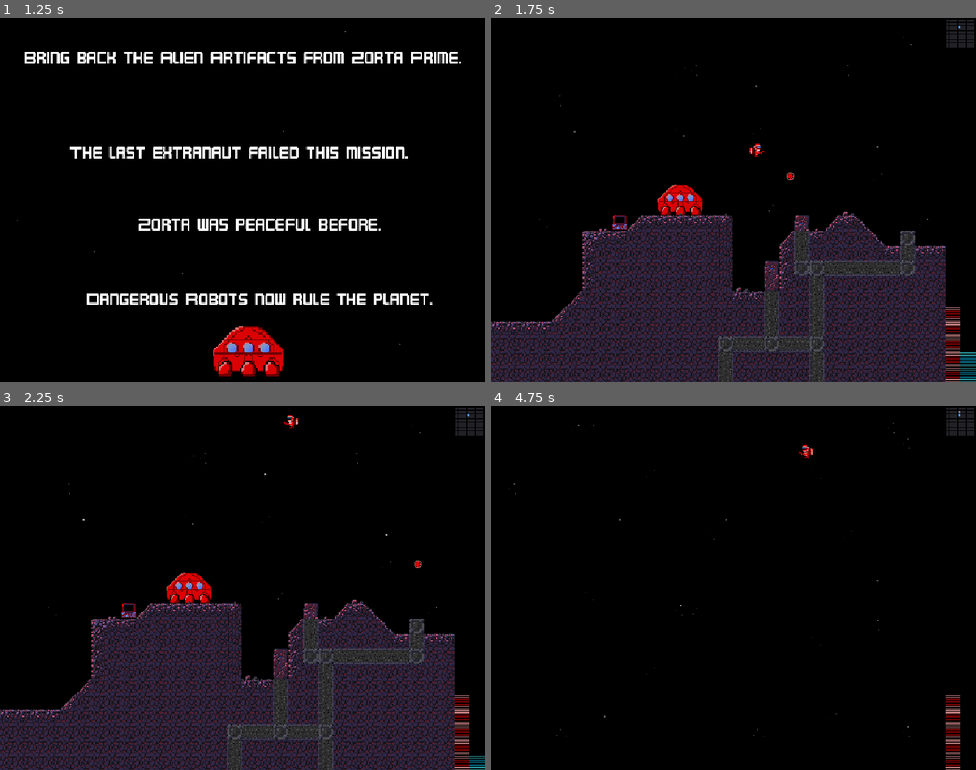
Above: before the commit, frames 1-4 (two rows, left to right).
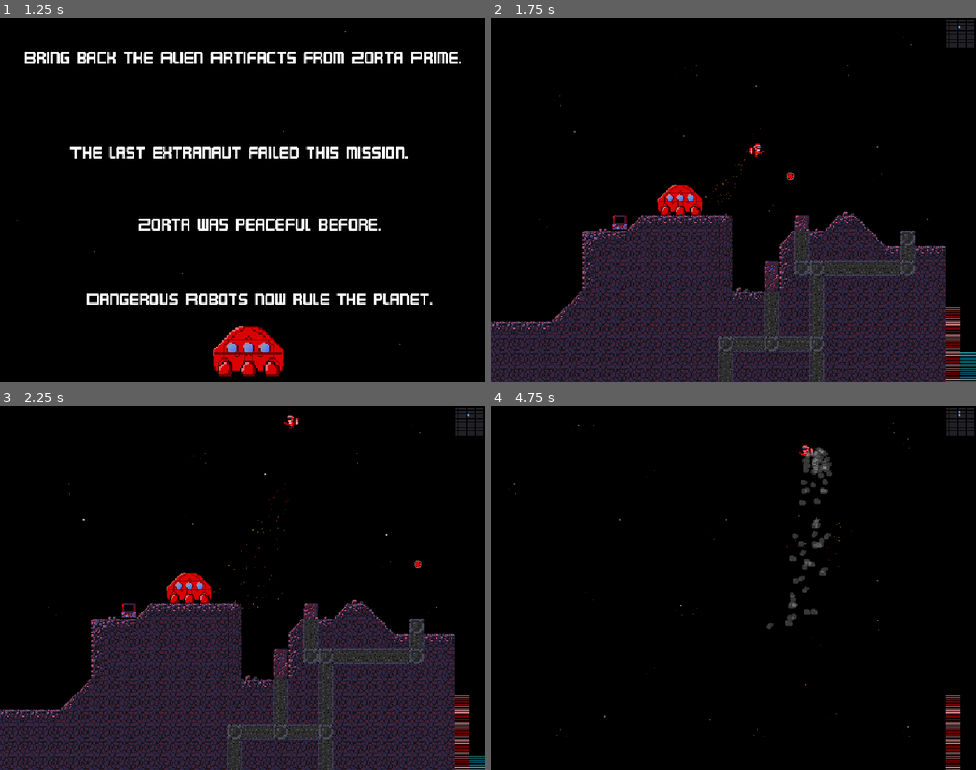
Above: after the commit, the same moments.

Repository: mattfister/extranaut
Game: Godot game, scene res://scenes/main.tscn
The game is run twice, just before and just after one commit, with the same random seed, the same clock (stepped at 60 frames per second) and the same inputs.
Inputs (mouse positions are in pixels of both pictures, inside the frame that each line leads up to):
- Up to frame 1 (1.25 s): click "New Game 1 - Planet Zorta" at 0.5 s
- Up to frame 2 (1.75 s): tap Enter at 1.25 s; move the mouse to (840, 181) at 1.27 s; hold Right (move_right) from 1.28 s (still down); hold Up (jetpack) from 1.28 s (still down); click (840, 181) at 1.42 s; tap Space at 1.52 s
- Up to frame 3 (2.25 s): move the mouse to (145, 606) at 2.02 s; release Right (move_right) at 2.03 s; release Up (jetpack) at 2.03 s; hold Left (move_left) from 2.03 s (still down); tap Z (fire) at 2.1 s
- Up to frame 4 (4.75 s): tap Space at 2.27, 3.77, 4.52 s; tap Up (jetpack) at 2.3, 3.8 s; move the mouse to (782, 507) at 2.77 s; release Left (move_left) at 2.78 s; hold Right (move_right) 2.78-3.53 s; hold Up (jetpack) 2.78-3.53 s; move the mouse to (709, 660) at 3.52 s; hold W 3.53-4.28 s; tap X at 3.6 s; click (709, 660) at 3.67 s; move the mouse to (879, 642) at 4.27 s; hold Left (move_left) from 4.28 s (still down); hold Up (jetpack) from 4.28 s (still down); tap Enter at 4.35 s

Frame 1 is identical in both runs. In frame 2, less than 0.1% of the frame differs, in the area x 41-53%, y 36-52%; in frame 3, less than 0.1%; in frame 4, 1.0%, in the area x 45-73%, y 11-87%.

Commit message:
Campaign plays room music and hosts particles and screen effects
Co-Authored-By: Claude Opus 5.5 <noreply@anthropic.com>
Claude-Session: https://claude.ai/code/session_01RqRofdSNdbmPguPkHygMRV

Diff:
--- a/audio/audio.gd
+++ b/audio/audio.gd
@@ -74,6 +74,11 @@
 	return count
 
 
+## When the effect was last started, in Time.get_ticks_msec() terms, or -1.
+func last_played_msec(sound: String) -> int:
+	return int(_last_played.get(sound, -1))
+
+
 ## Crossfades to a looping track. Does nothing if it is already playing.
 func play_music(track: String) -> void:
 	if track == _music_name:
--- a/scenes/campaign.gd
+++ b/scenes/campaign.gd
@@ -20,6 +20,7 @@
 ## How far below a bottom-row room the player must fall to win.
 const WIN_DEPTH := 16.0
 const MAX_GUN_LEVEL := 4
+const RESPAWN_FADE_IN := 0.4
 
 ## Save slot 1 to 3, or 0 to play without saving.
 var slot := 0
@@ -41,6 +42,8 @@
 @onready var _hud: Control = $Hud/Strip
 @onready var _mini_map: Control = $Hud/Strip/MiniMap
 @onready var _pause_menu: CanvasLayer = $PauseMenu
+@onready var _particles: Node2D = $Particles
+@onready var _screen_fx: CanvasLayer = $ScreenFx
 
 
 func _ready() -> void:
@@ -61,6 +64,8 @@
 	_player.artifacts = progress.artifacts
 	_player.shot_fired.connect(_on_shot_fired)
 	_player.died.connect(_respawn)
+	_player.death_started.connect(func() -> void: _screen_fx.fade_out(_player.DEATH_TIME))
+	_screen_fx.camera = _camera
 	_pause_menu.resume_pressed.connect(_set_pause_menu.bind(false))
 	_pause_menu.quit_pressed.connect(_quit_to_title)
 
@@ -167,6 +172,7 @@
 	room = load_room(grid)
 	_world.add_child(room)
 	_clear_shots()
+	_particles.clear()
 	_player.global_position = room.position + entry_position(step, local)
 	_note_room()
 
@@ -184,6 +190,8 @@
 ## Reloads the checkpoint room and puts a revived player at its start.
 func _respawn() -> void:
 	_clear_shots()
+	_particles.clear()
+	_screen_fx.fade_in(RESPAWN_FADE_IN)
 	_world.remove_child(room)
 	room.queue_free()
 	grid = progress.checkpoint
@@ -204,6 +212,8 @@
 ## Records the current room on the map and writes the slot, so the explored
 ## map survives quitting. Stats and checkpoint change only at save events.
 func _note_room() -> void:
+	if room.music != "":
+		get_tree().call_group("audio", "play_music", room.music)
 	progress.visited[grid] = true
 	for entity in room.get_node("Entities").get_children():
 		if entity.is_save_point:
--- a/scenes/campaign.tscn
+++ b/scenes/campaign.tscn
@@ -1,10 +1,12 @@
-[gd_scene load_steps=6 format=3]
+[gd_scene load_steps=8 format=3]
 
 [ext_resource type="Script" path="res://scenes/campaign.gd" id="1"]
 [ext_resource type="PackedScene" path="res://entities/player/player.tscn" id="2"]
 [ext_resource type="Script" path="res://ui/hud.gd" id="3"]
 [ext_resource type="Script" path="res://ui/map_view.gd" id="4"]
 [ext_resource type="Script" path="res://ui/pause_menu.gd" id="5"]
+[ext_resource type="Script" path="res://effects/particle_field.gd" id="6"]
+[ext_resource type="Script" path="res://effects/screen_fx.gd" id="7"]
 
 [node name="Campaign" type="Node2D"]
 process_mode = 3
@@ -18,6 +20,10 @@
 
 [node name="Shots" type="Node2D" parent="."]
 process_mode = 1
+
+[node name="Particles" type="Node2D" parent="."]
+process_mode = 1
+script = ExtResource("6")
 
 [node name="Camera2D" type="Camera2D" parent="."]
 
@@ -37,6 +43,10 @@
 mouse_filter = 2
 script = ExtResource("4")
 
+[node name="ScreenFx" type="CanvasLayer" parent="."]
+layer = 1
+script = ExtResource("7")
+
 [node name="PauseMenu" type="CanvasLayer" parent="."]
 layer = 2
 visible = false
--- a/scenes/main.gd
+++ b/scenes/main.gd
@@ -49,6 +49,7 @@
 func _on_new_game(slot: int) -> void:
 	SaveGame.write(slot, Progress.new())
 	_show_image(IntroImage, _start_campaign.bind(slot))
+	get_tree().call_group("audio", "play", "intro")
 
 
 ## slot 0 plays without saving.
--- a/scenes/title.gd
+++ b/scenes/title.gd
@@ -33,6 +33,8 @@
 
 
 func _ready() -> void:
+	get_tree().call_group("audio", "play_music", "ruinsCore")
+	get_tree().call_group("audio", "play", "extranautTitle")
 	_add_image(Background, Vector2.ZERO, 2.0)
 	_title = Sprite2D.new()
 	_title.texture = TitleSheet
--- a/tools/test_campaign.gd
+++ b/tools/test_campaign.gd
@@ -25,6 +25,9 @@
 	var player: RigidBody2D = campaign.get_node("Player")
 	var shots: Node = campaign.get_node("Shots")
 	await _frames(120)
+	_expect(root.get_node("Audio").current_music() == "zortaSurface", "the start room plays its music")
+	_expect(campaign.get_node("Particles").is_in_group("particle_field"), "the campaign hosts a particle field")
+	_expect(campaign.get_node("ScreenFx").camera == campaign.get_node("Camera2D"), "screen effects drive the campaign camera")
 
 	# Comes to rest on the ground of the start room.
 	var local: Vector2 = player.global_position - campaign.room.position
@@ -152,12 +155,15 @@
 	player.revive()
 	player.hp = 1
 	player.hit()
+	await _frames(60)
+	_expect(campaign.get_node("ScreenFx").overlay_color().a > 0.3, "the screen fades out during the death pause")
 	var waited := 0
 	while campaign.grid != Vector2i(4, 2) and waited < 180:
 		await physics_frame
 		waited += 1
 	_expect(campaign.grid == Vector2i(4, 2), "death respawns in the checkpoint room, grid %s" % campaign.grid)
 	_expect(player.hp == player.max_hp and not player.is_dead(), "respawn restores full hp")
+	_expect(campaign.get_node("Particles").count() == 0, "particles are cleared on respawn")
 	var local: Vector2 = player.global_position - campaign.room.position
 	_expect(local.distance_to(Vector2(480, 352)) < 80.0, "respawn is at the room's player start, at %s" % local)
 	_expect(campaign.get_node("World").get_child_count() == 1, "only the checkpoint room is loaded")
--- a/tools/test_monsters.gd
+++ b/tools/test_monsters.gd
@@ -291,11 +291,14 @@
 
 	await _frames(30)
 	_field.clear()
+	var before_jet := Time.get_ticks_msec()
 	Input.action_press("jetpack")
 	await _frames(10)
 	Input.action_release("jetpack")
 	_expect(_field.count() > 0, "the jetpack leaves particles")
-	_expect(audio.is_playing("jet"), "the jetpack plays jet")
+	# The jet sound is 0.1 s long, so ask when it last started, not whether
+	# it is sounding at this instant.
+	_expect(audio.last_played_msec("jet") >= before_jet, "the jetpack plays jet")
 
 	var started := [0]
 	_player.death_started.connect(func() -> void: started[0] += 1)
Not shown, changed: docs/superpowers/plans/2026-10-07-plan-6-juice-and-audio.md
